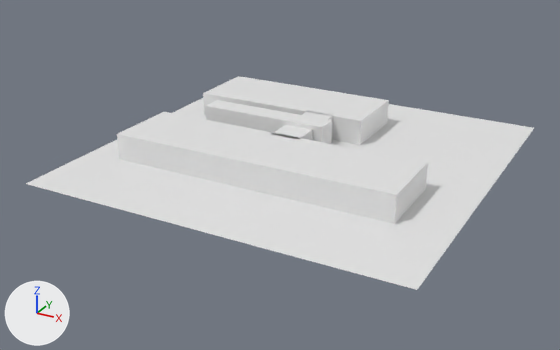
The Blender file blender_models/estrutura.blend: old version first, new version second.
Before and after are seen from a 50 mm camera at (87.5, -171.4, 78.0) aimed at (-3.1, -6.6, -4.4). Lighting does not change. The marker at lower left points along +X, +Y and +Z.
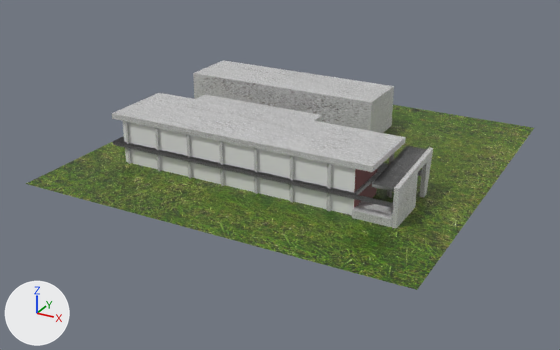
Where the newer file only moved an object's origin or applied its transform, the numbers keep the older frame.

Patch to the scene script:
```diff
--- a/blender_models/estrutura.blend.py
+++ b/blender_models/estrutura.blend.py
@@ me_cube_007 @@
 me_cube_007.from_pydata(...)  # 8 vertices, 6 faces; spans x -40.4..40.4, y -10.2..10.2, z -3.5..3.5
 # used by ob_cube_001; location = (-14.5, 23.1, 3.5); scale = (0.635, 1.0, 1.0)
-me_cube_007.vertices[0].co = (-40.4, -10.2, -3.5)  # pixel (203, 115)
-me_cube_007.vertices[1].co = (-40.4, -10.2, 3.5)  # pixel (203, 93)
-me_cube_007.vertices[2].co = (-40.4, 10.2, -3.5)
-me_cube_007.vertices[3].co = (-40.4, 10.2, 3.5)  # pixel (238, 76)
-me_cube_007.vertices[4].co = (40.4, -10.2, -3.5)  # pixel (359, 145)
-me_cube_007.vertices[5].co = (40.4, -10.2, 3.5)  # pixel (360, 121)
-me_cube_007.vertices[6].co = (40.4, 10.2, -3.5)  # pixel (387, 123)
-me_cube_007.vertices[7].co = (40.4, 10.2, 3.5)  # pixel (388, 100)
+# me_cube_007 part 3
+me_cube_007.vertices[0].co = (-35.9, -50.5, -3.5)  # pixel (126, 162)
+me_cube_007.vertices[1].co = (-35.9, -50.5, 1.2)
+me_cube_007.vertices[2].co = (-35.9, -37.3, -3.5)
+me_cube_007.vertices[3].co = (-35.9, -37.3, 1.2)
+me_cube_007.vertices[4].co = (65.6, -50.5, -3.5)
+me_cube_007.vertices[5].co = (65.6, -50.5, 1.2)
+me_cube_007.vertices[6].co = (65.6, -37.3, -3.5)  # pixel (376, 193)
+me_cube_007.vertices[7].co = (65.6, -37.3, 1.2)
@@ me_cube_009 @@
 me_cube_009.from_pydata(...)  # 8 vertices, 6 faces; spans x -40.4..40.4, y -10.2..10.2, z -3.5..3.5
 # used by ob_cube_003; location = (-12.7, 3.5, 4.1); scale = (0.451, 0.296, 1.16)
+# me_cube_009 part 2: the whole mesh is scaled about its middle by (1.59, 2.76, 1.78), then moved by (-7.1, 67.4, 0.5)
+me_cube_009.materials.append(mat_gesso)  # picture img_gesso_jpg
@@ me_cube_011 @@
 # used by ob_cube_002; location = (-1.3, 3.0, 3.5); scale = (0.0995, 1.04, 1.0)
-me_cube_011.from_pydata(...)  # 8 vertices, 6 faces; spans x -40.4..40.4, y -10.2..10.2, z -3.5..3.5
+me_cube_011.from_pydata(...)  # 32 vertices, 28 faces; spans x -62.2..18.6, y -10.0..10.4, z -5.6..5.6
+# me_cube_011 part 4: 8 vertices removed from x -40.4..40.4, y -10.2..10.2, z -3.5..3.5; 32 vertices added at x -62.2..18.6, y -10.0..10.4, z -5.6..5.6
+me_cube_011.materials.append(mat_gesso)  # picture img_gesso_jpg
@@ me_plane @@
-me_plane.from_pydata(...)  # 4 vertices, 1 face; spans x -50.0..50.0, y -50.0..50.0, z 0.0
+me_plane.from_pydata(...)  # 25 vertices, 16 faces; spans x -50.0..50.0, y -50.0..50.0, z 0.0
+# me_plane part 1: 21 vertices added at x -50.0..50.0, y -50.0..50.0, z 0.0
+me_plane.materials.append(mat_grass)  # picture img_grass_jpg
@@ me_cube_008 @@
+me_cube_008.from_pydata([(-30.6, -6.6, -2.1), (-30.6, -6.6, 4.6), (-30.6, 6.6, -2.1), (-30.6, 6.6, 4.6), (33.7, -6.6, -2.1), (33.7, -6.6, 4.6), (33.7, 6.6, -2.1), (33.7, 6.6, 4.6)], [], [(0, 1, 3, 2), (2, 3, 7, 6), (6, 7, 5, 4), (4, 5, 1, 0), (2, 6, 4, 0), (7, 3, 1, 5)])
+for i in [2]: me_cube_008.polygons[i].material_index = 1
+me_cube_008.materials.append(mat_branco)  # white #e7e7e7
+me_cube_008.materials.append(mat_material_002)  # dark red #6e0100
@@ ob_wtf_wall @@
+ob_wtf_wall = bpy.data.objects.new('WTF-Wall', me_cube)  # 18 vertices, 26 faces, 2 loose edges; spans x -0.6..0.5, y -12.3..9.7, z -4.4..6.9; in mat_gesso (picture img_gesso_jpg)
+ob_wtf_wall.location = (37.2, -16.3, 4.1)
@@ ob_stairbase @@
+ob_stairbase = bpy.data.objects.new('StairBase', me_cube_010)  # a box spanning x -4.67..4.67, y -3.29..3.29, z -0.93..0.93; in mat_gesso (picture img_gesso_jpg)
+ob_stairbase.location = (31.8, -25.3, 0.9)
@@ ob_secondfloor @@
+ob_secondfloor = bpy.data.objects.new('SecondFloor', me_cube_008)
+ob_secondfloor.location = (-6.7, -20.8, 7.8)
@@ ob_pillar_001 @@
+ob_pillar_001 = bpy.data.objects.new('Pillar.001', me_cube_017)  # 8 vertices, 6 faces; spans x -56.7..-55.22, y -0.19..0.62, z -6.0..6.0; in mat_material_004 (picture img_gesso_jpg_001); modifiers ARRAY
+ob_pillar_001.location = (19.8, -27.8, 6.0)
@@ ob_pillar @@
+ob_pillar = bpy.data.objects.new('Pillar', me_cube_016)  # 8 vertices, 6 faces; spans x -56.7..-55.22, y -0.19..0.62, z -6.0..6.0; in mat_gesso (picture img_gesso_jpg); modifiers ARRAY
+ob_pillar.location = (19.8, -14.3, 6.0)
@@ ob_metalsmallroof @@
+ob_metalsmallroof = bpy.data.objects.new('MetalSmallRoof', me_cube_015)  # 8 vertices, 6 faces; spans x -2.7..2.7, y -9.0..12.1, z -0.4..2.0; in mat_material_003 (picture img_metal_jpg)
+ob_metalsmallroof.location = (34.1, -19.4, 8.8)
@@ ob_mainroof @@
+ob_mainroof = bpy.data.objects.new('MainRoof', me_cube_014)  # a box spanning x -38.4..32.8, y -9.9..9.9, z -0.7..0.7; in mat_gesso (picture img_gesso_jpg)
+ob_mainroof.location = (-1.5, -18.3, 12.4)
```

Boxes [x1, y1, x2, y2] around the edits, measured in the pictures (560 x 350 px; the box of a moved part takes in the faces that stretch with it):
'Cube.003', recoloured, mesh rescaled (58% wider, 64% taller): before [205, 100, 332, 144]; after [193, 60, 394, 133]
'MainRoof', added: after [112, 93, 406, 172]
'SecondFloor', added: after [123, 121, 377, 193]
'WTF-Wall', added: after [392, 147, 433, 228]
'MetalSmallRoof', added: after [372, 146, 427, 192]
'Pillar.001', added: after [125, 121, 331, 211]
'StairBase', added: after [352, 201, 393, 227]
'Pillar', added: after [387, 153, 394, 198]
part 1 of me_plane, added (green): after [26, 105, 534, 290]
part 3 of me_cube_007, moved or reshaped: before [203, 76, 389, 145]; after [125, 148, 377, 215]
part 4 of me_cube_011, built on: before [273, 112, 334, 140]; after [113, 136, 422, 208]
'Cube', unchanged, covered by the edit: before [117, 112, 428, 224]; after [197, 94, 322, 122]
